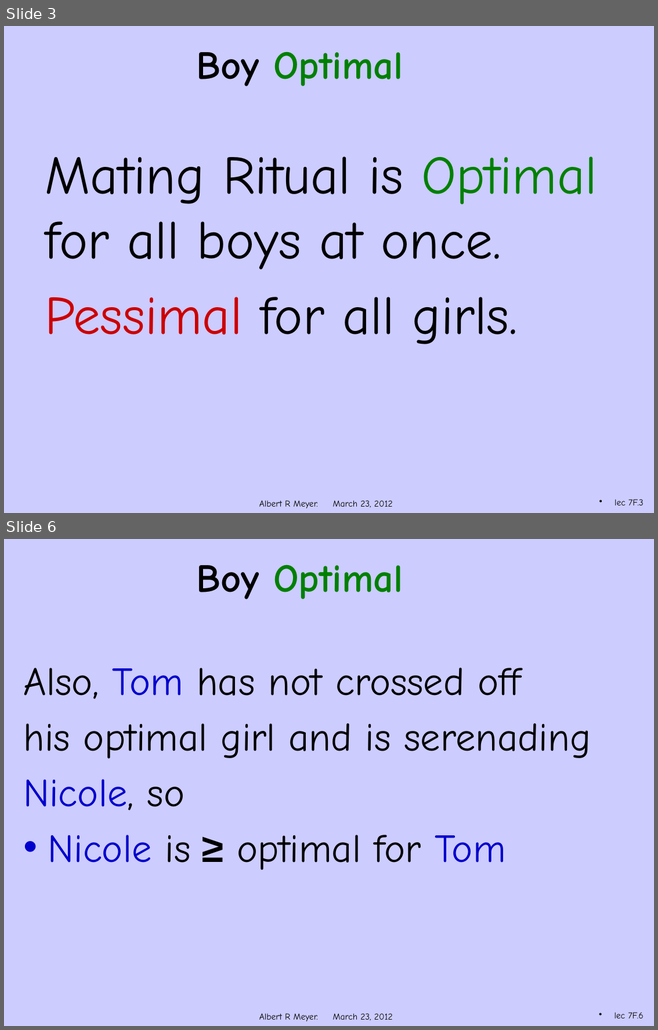
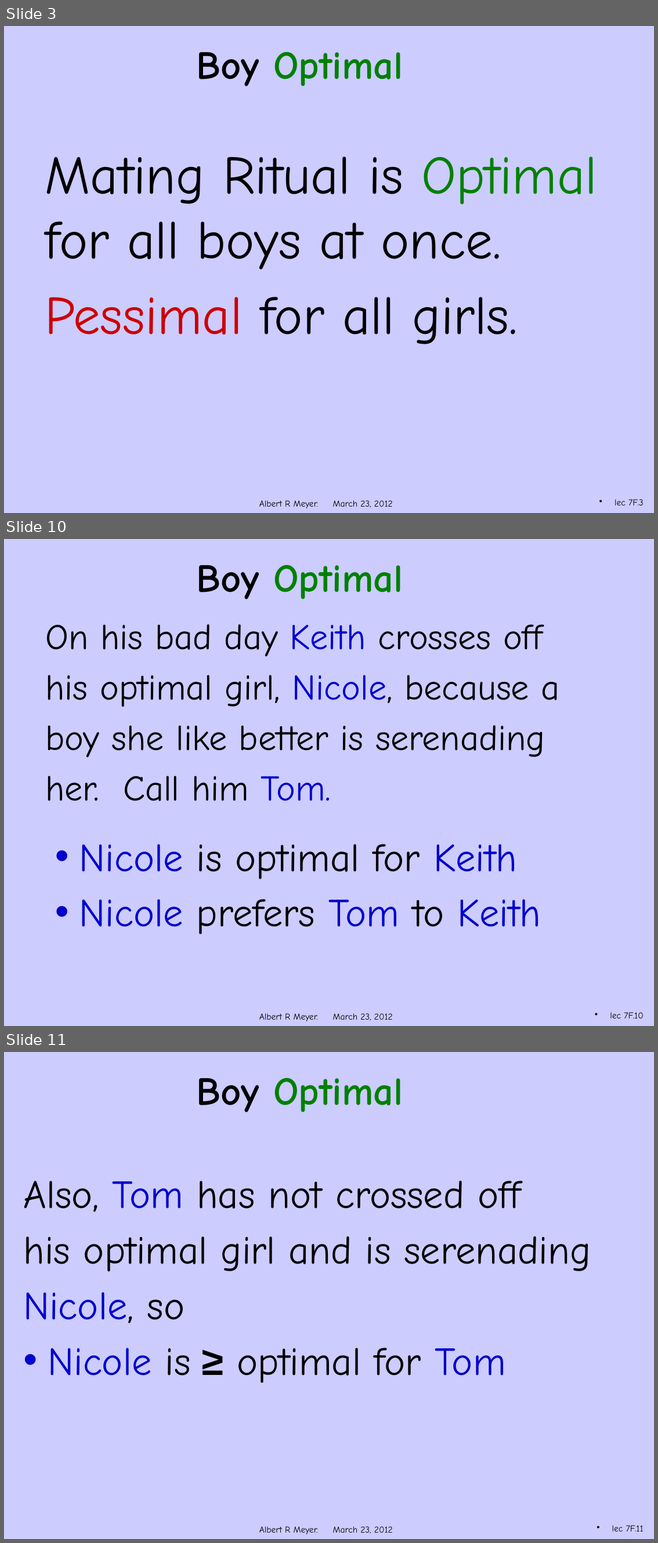
Before and after one commit to armeyer/mcs_web, a slide deck: spring12/slidesS12/stable-optimal.pptx. Shown one above the other, each under a label of ours: slides 3 and 6 before the commit, slides 3, 10 and 11 after it; the slides between them are not shown. The pictures are 658x1030 and 658x1543 pixels, drawn with LibreOffice and Linux fonts; fonts in the diff are those of the drawing; background and template pictures are left out. Boxes give left, top, right and bottom in pixels: in the first picture for what was removed or moved away, otherwise in the second. Text is boxed around its words. In the diff, an @@ line names an element or a change of style, - is before the commit and + after.

```diff
--- a/spring12/slidesS12/stable-optimal.pptx
+++ b/spring12/slidesS12/stable-optimal.pptx
@@ slide 10 added at (4,539,654,1026), background #CCCCFF; not listed: 1 template element that a slide beside it also shows @@
@@ title added at (197,565,403,599), 44 pt, text #008000, bold @@
+Boy Optimal
@@ text added at (45,624,560,801), 40 pt, text #000000 @@
+On his bad day Keith crosses off
+his optimal girl, Nicole, because a
+boy she like better is serenading
+her. Call him Tom.
@@ text added at (79,844,540,935), 44 pt, text #0000CC @@
+• Nicole is optimal for Keith
+• Nicole prefers Tom to Keith
@@ page number added at (610,1012,643,1019), 10 pt, text #000000 @@
+lec 7F.10
@@ what was slide 6 is now slide 11 @@
@@ page number at (612,1525,643,1532): text changed @@
-lec 7F.6
+lec 7F.11
```
Also in this commit, not shown: 3 slides changed, 4 other slides added.
